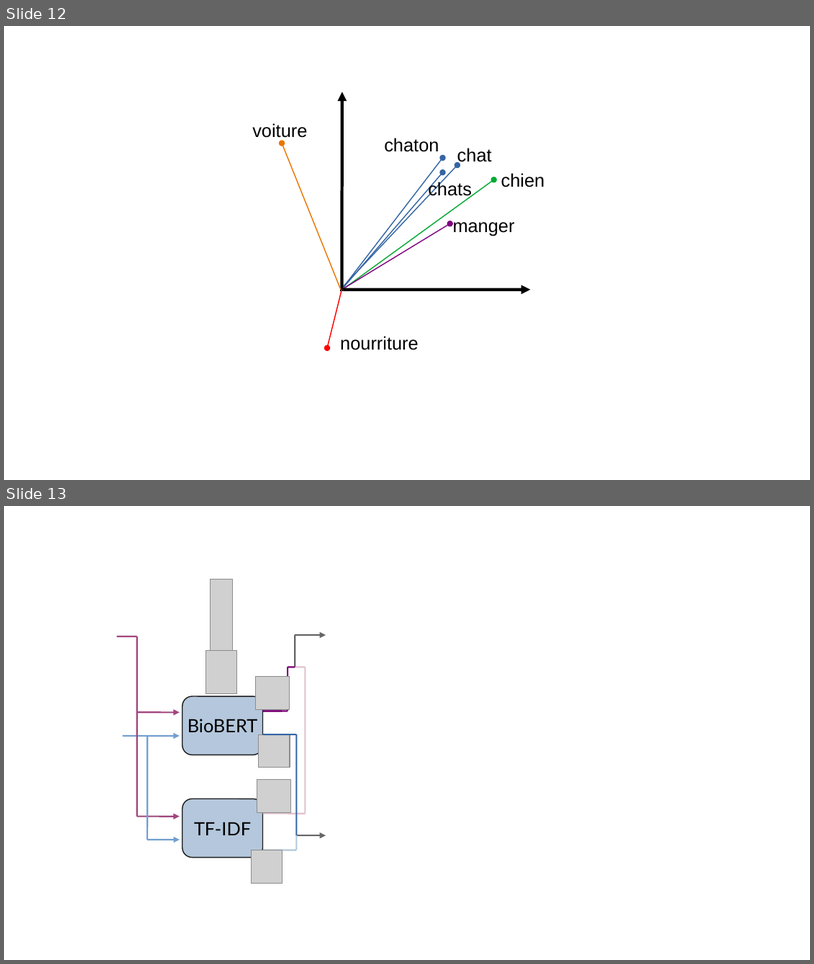
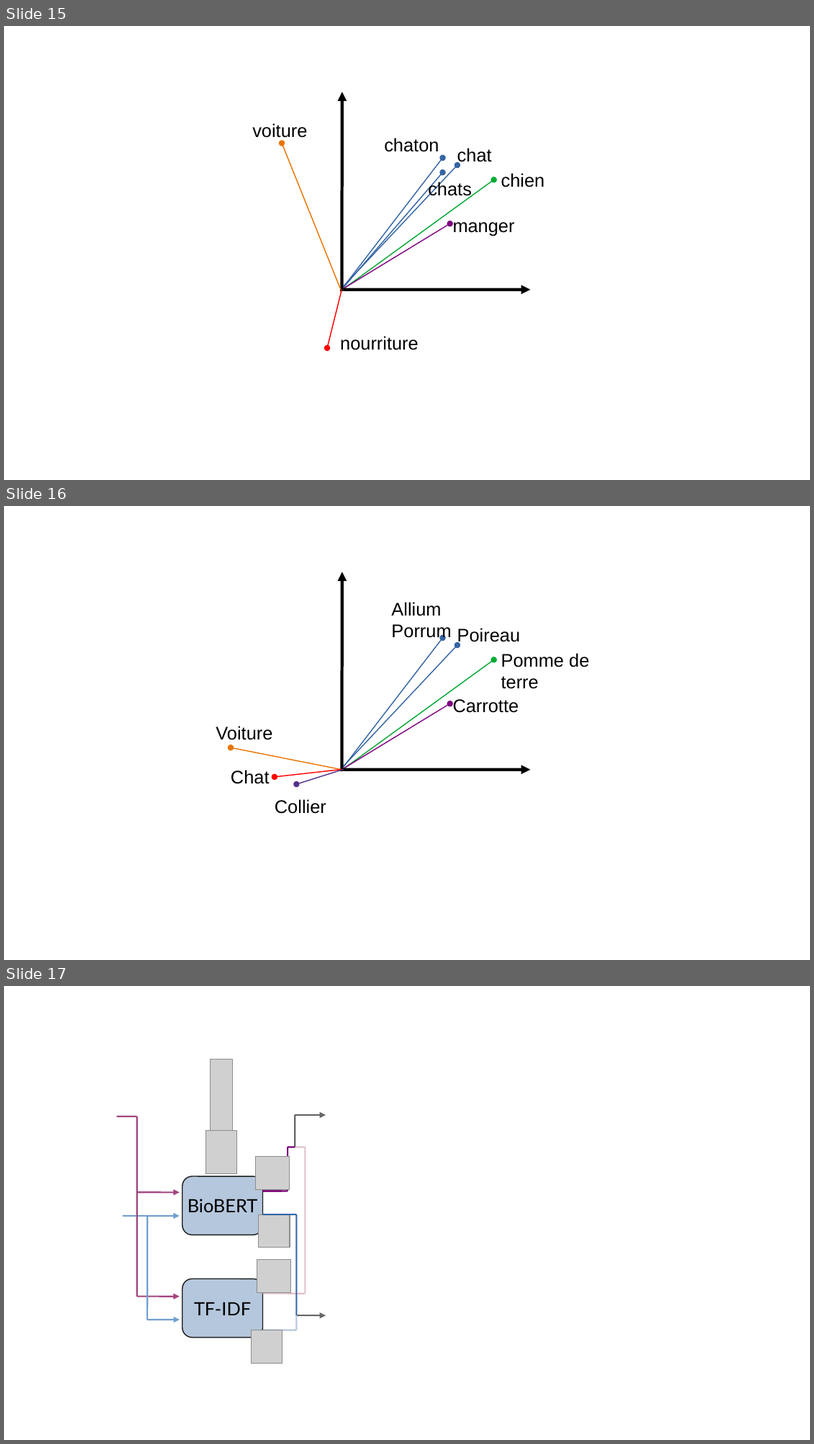
Before and after one commit to atoffano/entity-norm, a slide deck: diapo.odp. Shown one above the other, each under a label of ours: slides 12 and 13 before the commit, slides 15, 16 and 17 after it. The pictures are 814x964 and 814x1444 pixels, drawn with LibreOffice and Linux fonts; fonts in the diff are those of the drawing; grey boxes stand for pictures; background and template pictures are left out. Boxes give left, top, right and bottom in pixels: in the first picture for what was removed or moved away, otherwise in the second. Text is boxed around its words. In the diff, an @@ line names an element or a change of style, - is before the commit and + after.

```diff
--- a/diapo.odp
+++ b/diapo.odp
@@ slide 16 added at (4,506,810,960), background #FFFFFF @@
@@ arrow added from (342, 771) to (343, 572), #000000 3 pt @@
@@ text added at (391,602,451,641), 18 pt, text #000000 @@
+Allium Porrum
@@ text added at (458,628,520,646), 18 pt, text #000000 @@
+Poireau
@@ arrow added from (341, 771) to (443, 638), #3465A4 0.99 pt @@
@@ arrow added from (341, 770) to (458, 645), #3465A4 0.99 pt @@
@@ text added at (502,653,589,689), 18 pt, text #000000 @@
+Pomme de terre
@@ arrow added from (341, 771) to (494, 659), #00A933 0.99 pt @@
@@ text added at (453,699,520,713), 18 pt, text #000000 @@
+Carrotte
@@ arrow added from (341, 770) to (450, 703), #800080 0.99 pt @@
@@ text added at (216,726,273,740), 18 pt, text #000000 @@
+Voiture
@@ arrow added from (341, 770) to (231, 747), #EA7500 0.99 pt @@
@@ text added at (231,770,270,784), 18 pt, text #000000 @@
+Chat
@@ arrow added from (342, 770) to (275, 777), #FF0000 0.99 pt @@
@@ arrow added from (344, 770) to (297, 784), #55308D 0.99 pt @@
@@ arrow added from (344, 770) to (531, 770), #000000 3 pt @@
@@ text added at (275,799,327,813), 18 pt, text #000000 @@
+Collier
@@ what was slide 12 is now slide 15 @@
@@ what was slide 13 is now slide 17 @@
```
Also in this commit, not shown: 3 slides changed, 5 other slides added, 1 slide removed, 19 other files.
